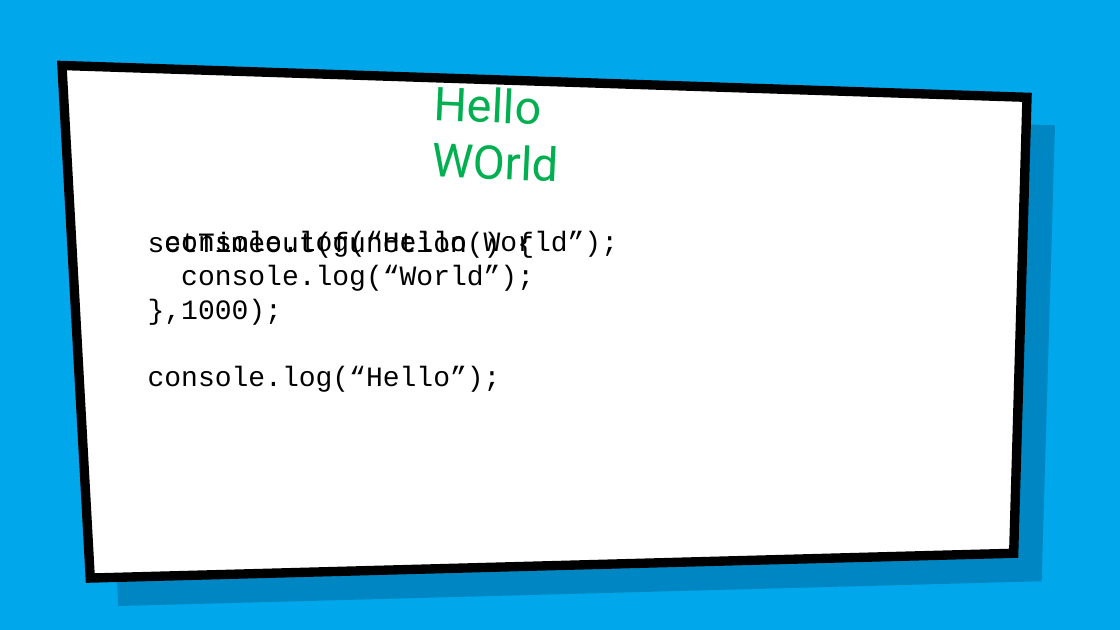
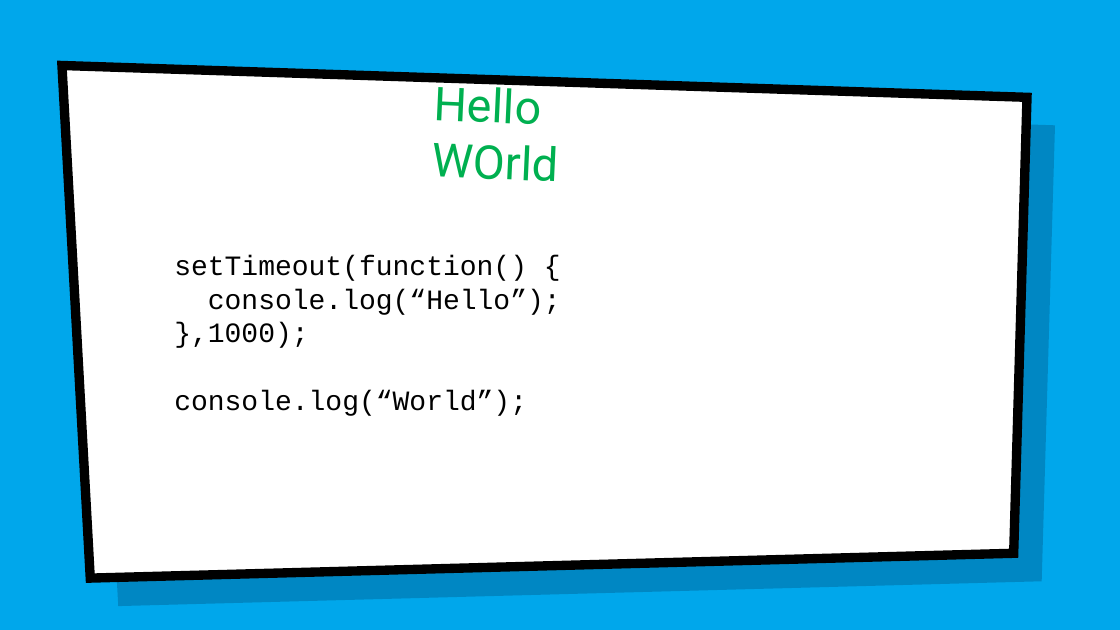
Before and after one commit to renanbastos93/Introdu-o-ao-NodeJS, a slide deck: slide 23 of Apresentacao NodeJS.pptx (slide 22 before the commit). Drawn at 1120x630 pixels with LibreOffice and Linux fonts; fonts in the diff are those of the drawing; background and template pictures are left out. Boxes give left, top, right and bottom in pixels: in the first picture for what was removed or moved away, otherwise in the second. Text is boxed around its words. In the diff, an @@ line names an element or a change of style, - is before the commit and + after.

```diff
--- a/Apresentacao NodeJS.pptx
+++ b/Apresentacao NodeJS.pptx
@@ text removed at (164,231,618,258) @@
-console.log(“Hello World”);
@@ text "setTimeout(function() {": place and size @@
-text "setTimeout(function() {" at (148,232,534,392)
+text "setTimeout(function() {" at (174,255,561,416)
@@ text at (148,299,501,392): paragraphs removed @@
-},1000);
-console.log(“Hello”);
@@ text at (174,289,561,348): paragraphs added @@
+console.log(“Hello”);
+},1000);
```
Also in this commit, not shown: 15 other slides changed, 2 slides added, 1 slide removed, 3 other files.
